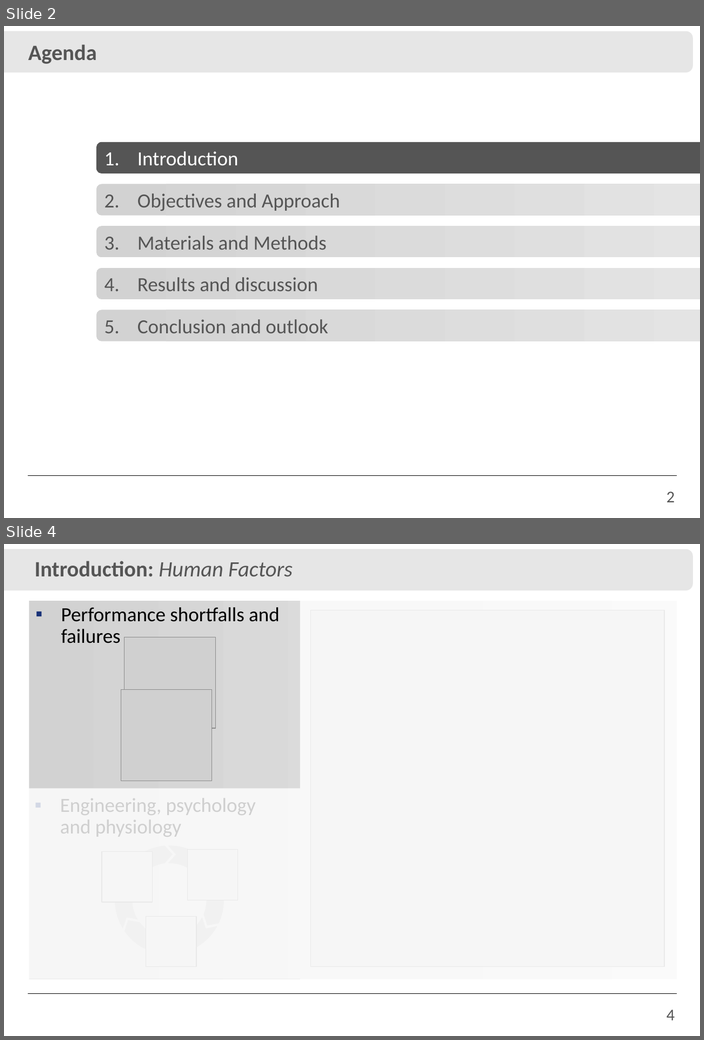
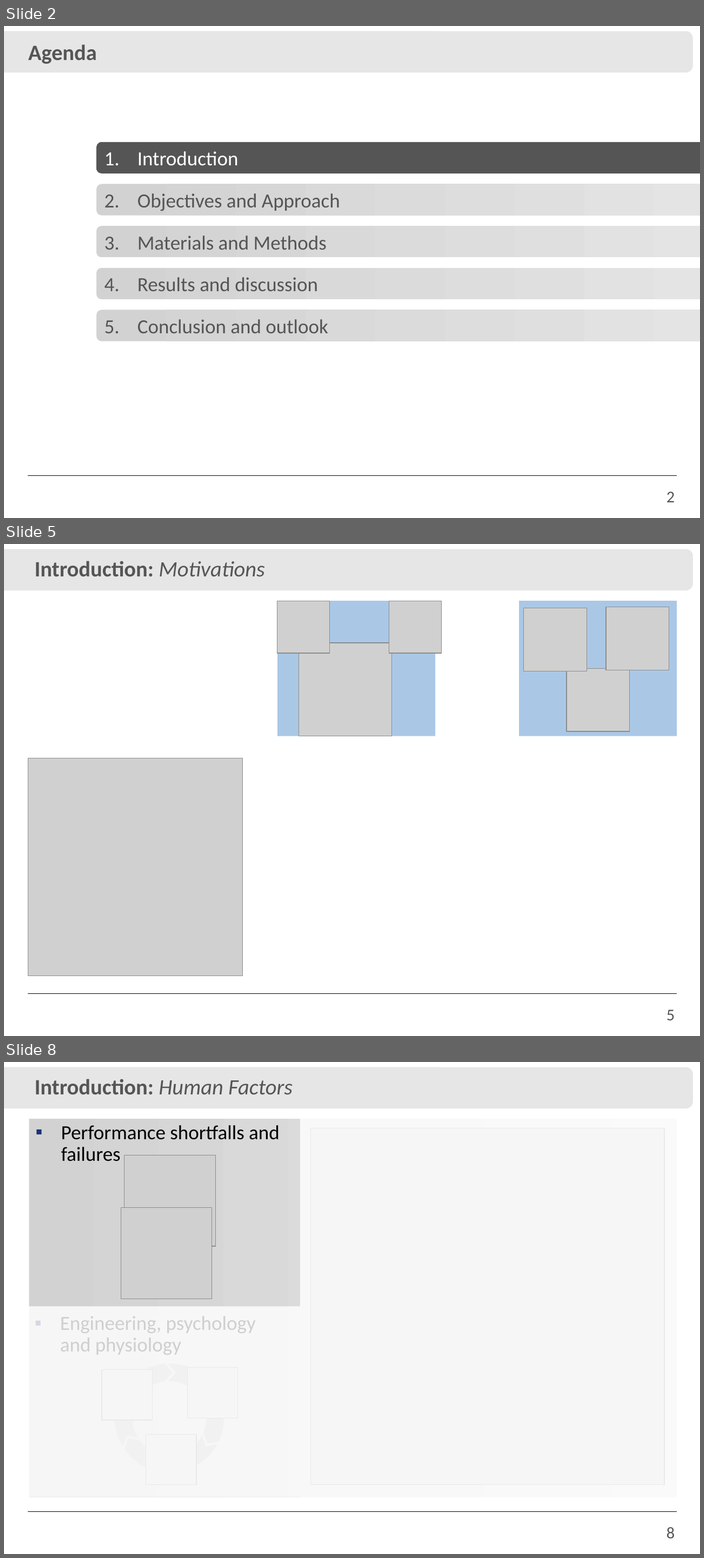
Before and after one commit to IvanRehder/Dissertacao, a slide deck: Apresentação/Apresentação.pptx. Shown one above the other, each under a label of ours: slides 2 and 4 before the commit, slides 2, 5 and 8 after it; the slides between them are not shown. The pictures are 704x1040 and 704x1558 pixels, drawn with LibreOffice and Linux fonts; fonts in the diff are those of the drawing; grey boxes stand for pictures; background and template pictures are left out. Boxes give left, top, right and bottom in pixels: in the first picture for what was removed or moved away, otherwise in the second. Text is boxed around its words. In the diff, an @@ line names an element or a change of style, - is before the commit and + after.

```diff
--- a/Apresentação/Apresentação.pptx
+++ b/Apresentação/Apresentação.pptx
@@ slide 5 added at (4,544,700,1036), background #FFFFFF; not listed: 3 template elements that a slide beside it also shows @@
@@ text added at (35,561,265,576), 24 pt, text #555555, bold @@
+Introduction: Motivations
@@ group added at (277,601,441,736): 3 pictures, 1 rectangle @@
@@ group added at (519,601,677,736): 3 pictures, 1 rectangle @@
@@ picture added at (28,758,243,975) @@
@@ what was slide 4 is now slide 8 @@
@@ page number at (666,1527,674,1538): text changed @@
-4
+8
```
Also in this commit, not shown: 2 slides changed, 12 other slides added, 8 other files.
